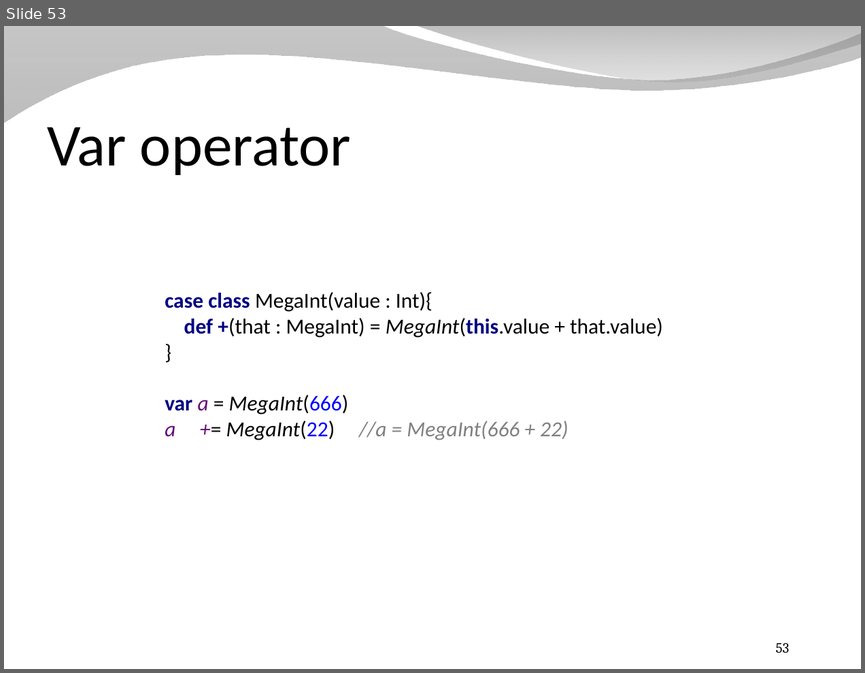
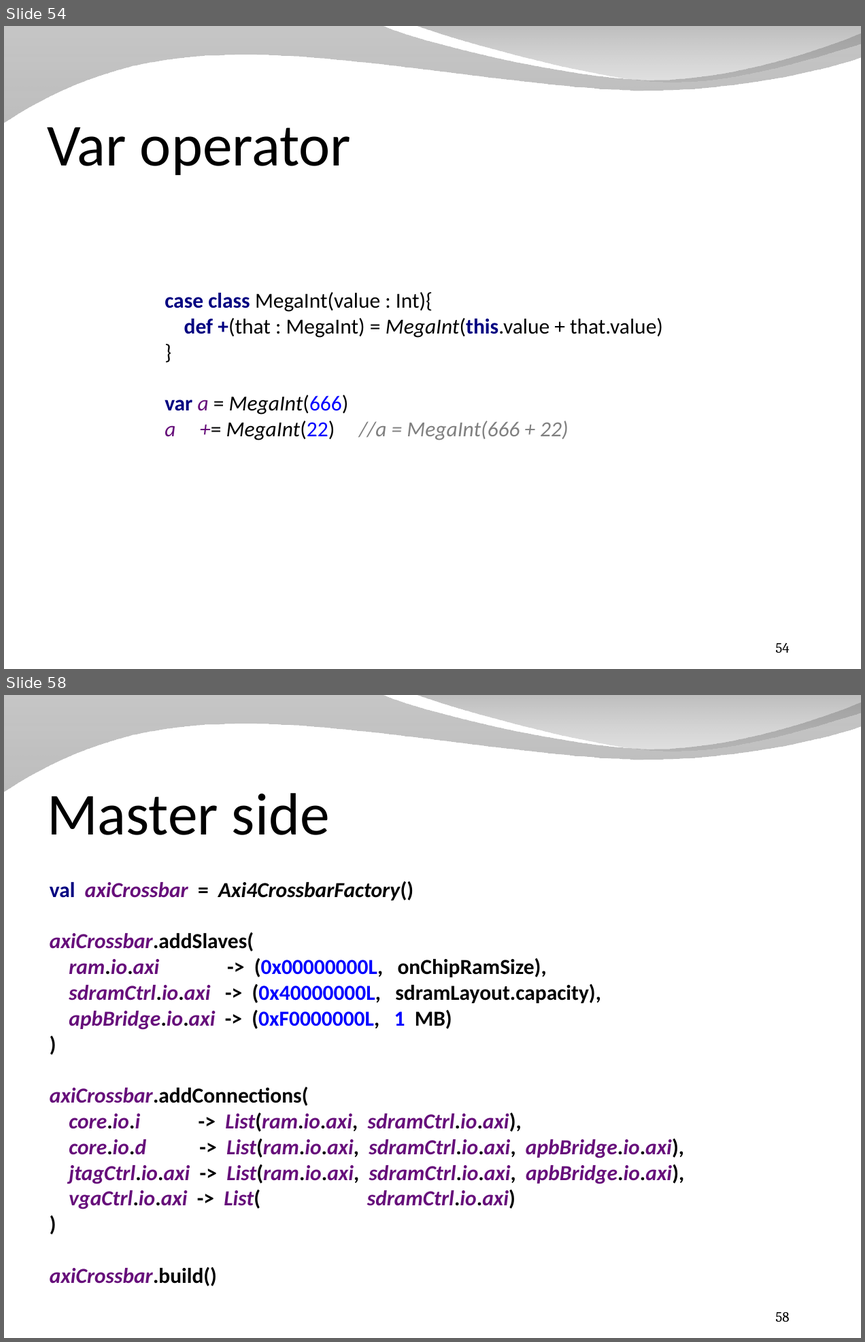
Before and after one commit to SpinalHDL/SpinalDoc, a slide deck: presentation/en/presentation_dsl.odp. Shown one above the other, each under a label of ours: slide 53 before the commit, slides 54 and 58 after it; the slides between them are not shown. The pictures are 865x673 and 865x1342 pixels, drawn with LibreOffice and Linux fonts; fonts in the diff are those of the drawing; background and template pictures are left out. Boxes give left, top, right and bottom in pixels: in the first picture for what was removed or moved away, otherwise in the second. Text is boxed around its words. In the diff, an @@ line names an element or a change of style, - is before the commit and + after.

```diff
--- a/presentation/en/presentation_dsl.odp
+++ b/presentation/en/presentation_dsl.odp
@@ slide 58 added at [4, 695, 861, 1338], background picture (left out); not listed: 2 template elements that a slide beside it also shows @@
@@ title added at [47, 793, 330, 835], 50 pt, text #000000 @@
+Master side
@@ text added at [50, 881, 684, 1286], 18 pt, text #660E7A, bold, italic @@
+val axiCrossbar = Axi4CrossbarFactory()
+axiCrossbar.addSlaves(
+ram.io.axi -> (0x00000000L, onChipRamSize),
+sdramCtrl.io.axi -> (0x40000000L, sdramLayout.capacity),
+apbBridge.io.axi -> (0xF0000000L, 1 MB)
+)
+axiCrossbar.addConnections(
+core.io.i -> List(ram.io.axi, sdramCtrl.io.axi),
+core.io.d -> List(ram.io.axi, sdramCtrl.io.axi, apbBridge.io.axi),
+jtagCtrl.io.axi -> List(ram.io.axi, sdramCtrl.io.axi, apbBridge.io.axi),
+vgaCtrl.io.axi -> List( sdramCtrl.io.axi)
+)
+axiCrossbar.build()
@@ page number added at [775, 1312, 789, 1321], 12 pt, text #000000 @@
+58
@@ what was slide 53 is now slide 54 @@
@@ page number at [775, 643, 789, 652]: text changed @@
-53
+54
```
Also in this commit, not shown: 8 slides changed, 3 other slides added, 1 other file.
